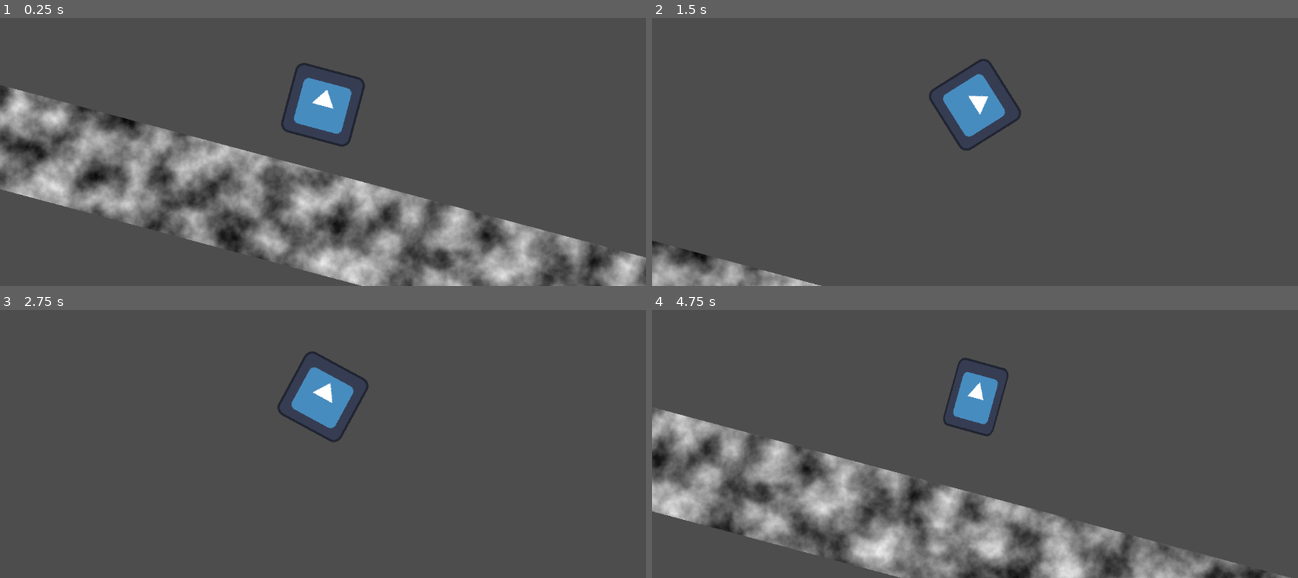
Above: before the commit, frames 1-4 (two rows, left to right).
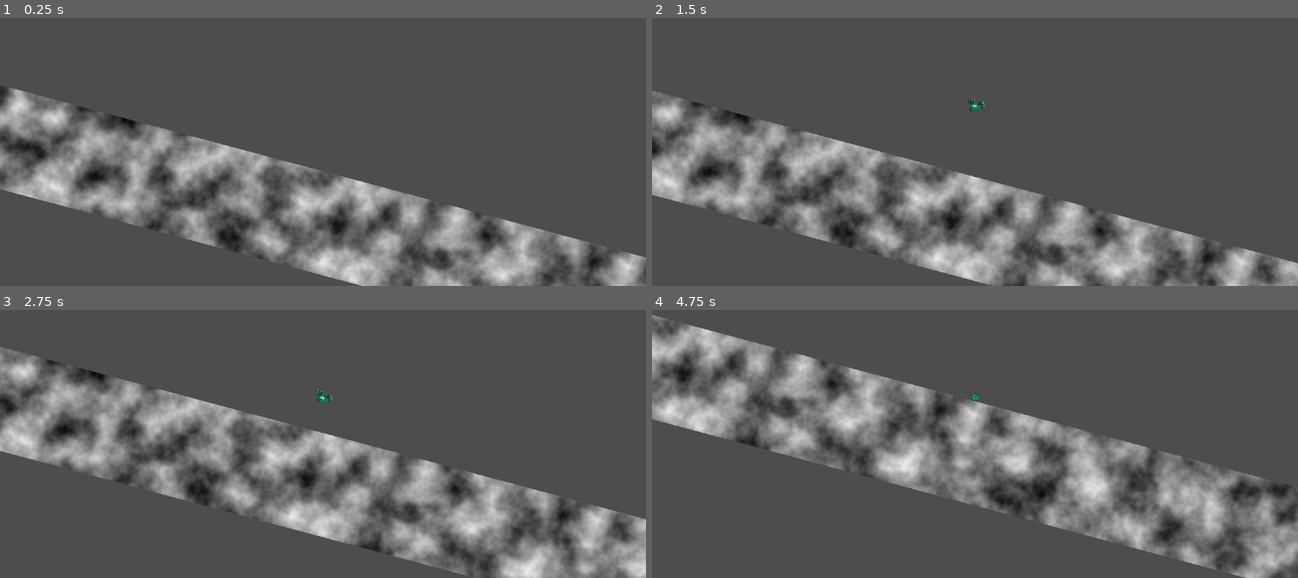
Above: after the commit, the same moments.

Repository: SinusMs/minijam-187
Game: Godot game, scene res://levels/ferdi_level_testink.tscn
Same seed, same stepped clock (60 frames per second), same inputs: the game is played once before the commit and once after it. This scene is started directly instead of the project's main scene. The engine's default icon, where the game draws it, is replaced by a stand-in: a white triangle on a blue panel in a dark square.
Inputs:
- Up to frame 1 (0.25 s): no input
- Up to frame 2 (1.5 s): tap Enter (evolve) at 0.5, 1.35 s; hold D (right) 0.53-1.28 s; tap Space (jump) at 0.6, 0.77, 1.07 s; hold A (left) from 1.28 s (still down)
- Up to frame 3 (2.75 s): tap Space (jump) at 1.52, 1.55, 1.82, 2.3 s; release A (left) at 2.03 s; hold D (right) from 2.03 s (still down); tap P (shake) at 2.1 s
- Up to frame 4 (4.75 s): tap R at 2.85 s; tap Space (jump) at 3.02, 3.05, 3.32, 3.6, 3.77, 4.07, 4.52, 4.55 s; release D (right) at 3.53 s; hold A (left) from 3.53 s (still down); tap Enter (evolve) at 4.35 s

The runs differ from the first frame. In frame 1, 1.7% of the frame differs, in the area x 43-57%, y 16-48%; in frame 2, 26%; in frame 3, 28%; in frame 4, 44%, in the area x 0-100%, y 1-100%.

Commit message:
chimken sprites applied

Diff:
--- a/entities/character/character_camera.tscn
+++ b/entities/character/character_camera.tscn
@@ -11,7 +11,7 @@
 
 
 # Called every frame. 'delta' is the elapsed time since the previous frame.
-func _process(delta: float) -> void:
+func _process(_delta: float) -> void:
 	global_position = player.global_position
 "
 
--- a/entities/character/character_controller.tscn
+++ b/entities/character/character_controller.tscn
@@ -1,8 +1,8 @@
-[gd_scene load_steps=7 format=3 uid="uid://bokydwynkrbia"]
+[gd_scene load_steps=21 format=3 uid="uid://bokydwynkrbia"]
 
 [ext_resource type="Script" uid="uid://rpfba4d1fiy7" path="res://entities/character/character_controller.gd" id="1_2peoh"]
-[ext_resource type="Texture2D" uid="uid://btpdjy4efm746" path="res://icon.svg" id="1_bn032"]
 [ext_resource type="Script" uid="uid://bmhsu3tnko74x" path="res://entities/character/state_machine.gd" id="2_5rbde"]
+[ext_resource type="Texture2D" uid="uid://pf5r75lqjuv3" path="res://assets/player/chimkenEgg.png" id="2_y5qnr"]
 [ext_resource type="Script" uid="uid://c2uxhropemok1" path="res://entities/character/egg.gd" id="3_jqtp5"]
 [ext_resource type="Script" uid="uid://bd0tonvbr6kkb" path="res://entities/character/chimken.gd" id="4_i81ls"]
 
@@ -11,27 +11,141 @@
 bounce = 9.22337e+18
 absorbent = true
 
+[sub_resource type="AtlasTexture" id="AtlasTexture_rp15x"]
+atlas = ExtResource("2_y5qnr")
+region = Rect2(0, 0, 32, 32)
+
+[sub_resource type="AtlasTexture" id="AtlasTexture_ybtjf"]
+atlas = ExtResource("2_y5qnr")
+region = Rect2(32, 64, 32, 32)
+
+[sub_resource type="AtlasTexture" id="AtlasTexture_ecc8j"]
+atlas = ExtResource("2_y5qnr")
+region = Rect2(64, 64, 32, 32)
+
+[sub_resource type="AtlasTexture" id="AtlasTexture_yilud"]
+atlas = ExtResource("2_y5qnr")
+region = Rect2(96, 64, 32, 32)
+
+[sub_resource type="AtlasTexture" id="AtlasTexture_cjobk"]
+atlas = ExtResource("2_y5qnr")
+region = Rect2(0, 64, 32, 32)
+
+[sub_resource type="AtlasTexture" id="AtlasTexture_b6pt5"]
+atlas = ExtResource("2_y5qnr")
+region = Rect2(0, 32, 32, 32)
+
+[sub_resource type="AtlasTexture" id="AtlasTexture_286rr"]
+atlas = ExtResource("2_y5qnr")
+region = Rect2(32, 32, 32, 32)
+
+[sub_resource type="AtlasTexture" id="AtlasTexture_gqdnt"]
+atlas = ExtResource("2_y5qnr")
+region = Rect2(64, 32, 32, 32)
+
+[sub_resource type="AtlasTexture" id="AtlasTexture_y5qnr"]
+atlas = ExtResource("2_y5qnr")
+region = Rect2(0, 96, 32, 32)
+
+[sub_resource type="AtlasTexture" id="AtlasTexture_v821y"]
+atlas = ExtResource("2_y5qnr")
+region = Rect2(0, 128, 32, 32)
+
+[sub_resource type="AtlasTexture" id="AtlasTexture_230m7"]
+atlas = ExtResource("2_y5qnr")
+region = Rect2(32, 128, 32, 32)
+
+[sub_resource type="AtlasTexture" id="AtlasTexture_3l65k"]
+atlas = ExtResource("2_y5qnr")
+region = Rect2(64, 128, 32, 32)
+
+[sub_resource type="AtlasTexture" id="AtlasTexture_wdecx"]
+atlas = ExtResource("2_y5qnr")
+region = Rect2(96, 128, 32, 32)
+
+[sub_resource type="SpriteFrames" id="SpriteFrames_v821y"]
+animations = [{
+"frames": [{
+"duration": 1.0,
+"texture": SubResource("AtlasTexture_rp15x")
+}],
+"loop": true,
+"name": &"chick_idle",
+"speed": 5.0
+}, {
+"frames": [{
+"duration": 1.0,
+"texture": SubResource("AtlasTexture_ybtjf")
+}, {
+"duration": 1.0,
+"texture": SubResource("AtlasTexture_ecc8j")
+}, {
+"duration": 1.0,
+"texture": SubResource("AtlasTexture_yilud")
+}, {
+"duration": 1.0,
+"texture": SubResource("AtlasTexture_cjobk")
+}],
+"loop": false,
+"name": &"chick_jump",
+"speed": 5.0
+}, {
+"frames": [{
+"duration": 1.0,
+"texture": SubResource("AtlasTexture_b6pt5")
+}, {
+"duration": 1.0,
+"texture": SubResource("AtlasTexture_286rr")
+}, {
+"duration": 1.0,
+"texture": SubResource("AtlasTexture_gqdnt")
+}],
+"loop": true,
+"name": &"chick_run",
+"speed": 10.0
+}, {
+"frames": [{
+"duration": 1.0,
+"texture": SubResource("AtlasTexture_y5qnr")
+}],
+"loop": true,
+"name": &"egg",
+"speed": 5.0
+}, {
+"frames": [{
+"duration": 1.0,
+"texture": SubResource("AtlasTexture_v821y")
+}, {
+"duration": 1.0,
+"texture": SubResource("AtlasTexture_230m7")
+}, {
+"duration": 1.5,
+"texture": SubResource("AtlasTexture_3l65k")
+}, {
+"duration": 1.0,
+"texture": SubResource("AtlasTexture_wdecx")
+}],
+"loop": false,
+"name": &"splat",
+"speed": 10.0
+}]
+
 [node name="CharacterControllerBody" type="RigidBody2D"]
 physics_material_override = SubResource("PhysicsMaterial_i81ls")
 contact_monitor = true
 max_contacts_reported = 1
 script = ExtResource("1_2peoh")
 
-[node name="ChimkenSprite" type="Sprite2D" parent="."]
-texture = ExtResource("1_bn032")
-
-[node name="EggSprite" type="Sprite2D" parent="."]
-visible = false
-position = Vector2(1.5, 2.38419e-07)
-scale = Vector2(0.726562, 0.984375)
-texture = ExtResource("1_bn032")
+[node name="ChimkenSprite" type="AnimatedSprite2D" parent="."]
+sprite_frames = SubResource("SpriteFrames_v821y")
+animation = &"chick_idle"
 
 [node name="EggCollShape" type="CollisionPolygon2D" parent="."]
-polygon = PackedVector2Array(0, -64, 12, -62, 19, -60, 29, -56, 32, -53, 37, -47, 42, -40, 47, -33, 50, -26, 53, -20, 53, -14, 54, -9, 56, -3, 56, 4, 56, 9, 55, 16, 56, 25, 55, 32, 54, 37, 52, 42, 50, 47, 46, 51, 42, 53, 38, 56, 34, 58, 29, 59, 23, 60, 17, 61, 12, 62, 5, 63, 1, 63, -6, 63, -11, 63, -16, 62, -22, 61, -28, 60, -33, 57, -37, 54, -42, 50, -45, 47, -48, 42, -49, 37, -50, 31, -53, 27, -54, 22, -55, 17, -56, 12, -55, 4, -54, -1, -51, -10, -48, -18, -46, -24, -40, -32, -34, -38, -29, -45, -24, -52, -18, -57, -11, -61, -4, -63)
+polygon = PackedVector2Array(-3, -7, -6, -4, -7, -2, -7, 3, -6, 5, -3, 8, 2, 8, 5, 5, 6, 3, 6, -2, 5, -4, 2, -7)
 disabled = true
 
 [node name="ChimkenCollShape" type="CollisionPolygon2D" parent="."]
-polygon = PackedVector2Array(-61, -60, 60, -60, 60, 59, -61, 60)
+polygon = PackedVector2Array(-13, 13, 13, 13, 12, -15, 2, -15, -15, -2)
 
 [node name="StateMachine" type="Node" parent="." node_paths=PackedStringArray("initial_state")]
 script = ExtResource("2_5rbde")
@@ -42,7 +156,7 @@
 script = ExtResource("3_jqtp5")
 character = NodePath("../..")
 egg_shape = NodePath("../../EggCollShape")
-egg_sprite = NodePath("../../EggSprite")
+egg_sprite = NodePath("../../ChimkenSprite")
 crack_speed_threshold = 600.0
 metadata/_custom_type_script = "uid://c2uxhropemok1"
 
@@ -52,5 +166,3 @@
 chimken_shape = NodePath("../../ChimkenCollShape")
 chimken_sprite = NodePath("../../ChimkenSprite")
 metadata/_custom_type_script = "uid://bd0tonvbr6kkb"
-
-[node name="CharacterController" type="Node2D" parent="."]
--- a/entities/character/chimken.gd
+++ b/entities/character/chimken.gd
@@ -3,7 +3,7 @@
 
 @export var character: RigidBody2D
 @export var chimken_shape: CollisionPolygon2D
-@export var chimken_sprite: Sprite2D
+@export var chimken_sprite: AnimatedSprite2D
 
 # for double jump 0 -> no double jump
 @export var jump_amount: int = 1
@@ -12,15 +12,16 @@
 @export var jump_cooldown = 0.3
 var time = 0.0
 
+@export var jump_strenght = 500.0
+
 func enter() -> void:
 	chimken_shape.disabled = false
-	chimken_sprite.visible = true
 	character.physics_material_override.friction = 0.1
 	jump_counter = jump_amount
+	chimken_sprite.play("chick_idle")
 
 func exit() -> void:
 	chimken_shape.disabled = true
-	chimken_sprite.visible = false
 	character.rotation_degrees = 0.0
 
 func update(delta: float) -> void:
@@ -30,17 +31,32 @@
 		jump_counter = jump_amount
 	time += delta
 
-func physics_update(delta: float) -> void:
+func physics_update(_delta: float) -> void:
+	var current_speed: float = character.linear_velocity.length()
+
+	chimken_sprite.scale.x = sign(character.linear_velocity.x)
+
+	# jumping
 	if Input.is_action_just_pressed("jump") and jump_counter > 0 and time > jump_cooldown:
-		print("chump")
-		character.apply_impulse(Vector2(0.0, -500.0))
+		character.apply_impulse(Vector2(0.0, -jump_strenght))
 		jump_counter -= 1
 		time = 0.0
+		chimken_sprite.stop()
+		chimken_sprite.play("chick_jump")
+		await chimken_sprite.animation_finished
+
+	if character.on_floor_currently:
+		if current_speed > 100.0:
+			chimken_sprite.play("chick_run")
+		else:
+			chimken_sprite.play("chick_idle")
+
 	if Input.is_action_pressed("left"):
 		character.apply_central_force(Vector2(-500.0, 0.0))
 	if Input.is_action_pressed("right"):
 		character.apply_central_force(Vector2(500.0, 0.0))
 
+	# aufrichten wenn umgefallen
 	var rot: float = character.rotation_degrees
 	if rot < -45 or rot > 45:
 		character.apply_force(Vector2(rot * 0.8, 0.0), Vector2(0.0, 1000.0))
--- a/entities/character/egg.gd
+++ b/entities/character/egg.gd
@@ -3,7 +3,7 @@
 
 @export var character: RigidBody2D
 @export var egg_shape: CollisionPolygon2D
-@export var egg_sprite: Sprite2D
+@export var egg_sprite: AnimatedSprite2D
 
 @export var initial_speed: float = 300.0
 var speed: float
@@ -14,16 +14,17 @@
 @export var jump_cooldown = 0.5
 var time = 0.0
 
+@export var jump_strenght = 500.0
+
 func enter() -> void:
 	transitioned.emit(self, "chimken")
 	egg_shape.disabled = false
-	egg_sprite.visible = true
 	character.physics_material_override.friction = 1.0
 	speed = initial_speed
+	egg_sprite.play("egg")
 
 func exit() -> void:
 	egg_shape.disabled = true
-	egg_sprite.visible = false
 
 func update(delta: float) -> void:
 	speed += delta * 50.0
@@ -32,14 +33,15 @@
 
 	time += delta
 
-func physics_update(delta: float) -> void:
+func physics_update(_delta: float) -> void:
 	if Input.is_action_just_pressed("jump") and character.on_floor and time > jump_cooldown:
-		print("chump")
-		character.apply_impulse(Vector2(0.0, -1000.0))
+		character.apply_impulse(Vector2(0.0, -jump_strenght))
 		time = 0.0
 	character.apply_force(Vector2(speed, 0.0))
 	var current_speed: float = character.linear_velocity.length()
 	if prev_speed - current_speed > crack_speed_threshold:
-		print("crack")
+		egg_sprite.play("splat")
+		character.rotation = 0.0
+		await egg_sprite.animation_finished
 		transitioned.emit(self, "chimken")
 	prev_speed = current_speed
--- a/entities/character/state.gd
+++ b/entities/character/state.gd
@@ -9,8 +9,8 @@
 func exit() -> void:
 	pass
 
-func update(delta: float) -> void:
+func update(_delta: float) -> void:
 	pass
 
-func physics_update(delta: float) -> void:
+func physics_update(_delta: float) -> void:
 	pass
Not shown, added: assets/player/chimkenEgg.png.import
